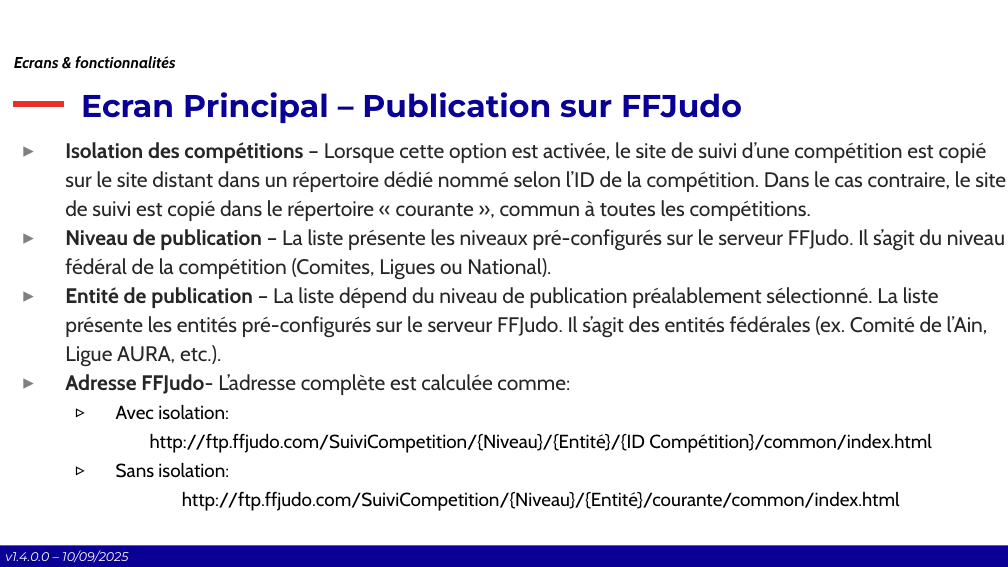
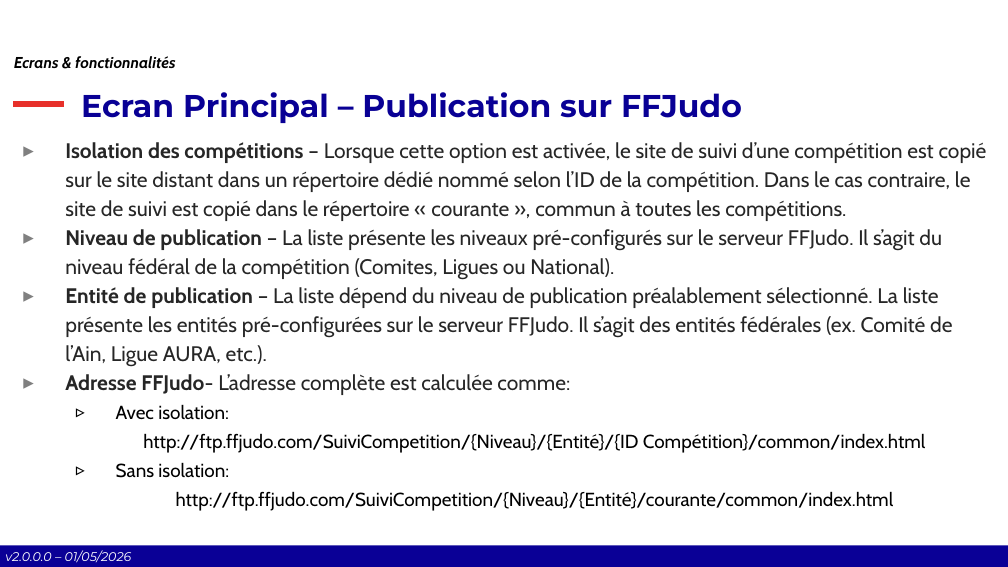
Before and after one commit to Comite-Rhone-Judo/PublicationSuiviCompetition, a slide deck: slide 21 of AppPublication/Documentation/PublicationSuiviCompetition - Manuel d'utilisation.pptx (slide 13 before the commit). Drawn at 1008x567 pixels with LibreOffice and Linux fonts; fonts in the diff are those of the drawing; background and template pictures are left out. Boxes give left, top, right and bottom in pixels: in the first picture for what was removed or moved away, otherwise in the second. Text is boxed around its words. In the diff, an @@ line names an element or a change of style, - is before the commit and + after.

```diff
--- a/AppPublication/Documentation/PublicationSuiviCompetition - Manuel d'utilisation.pptx
+++ b/AppPublication/Documentation/PublicationSuiviCompetition - Manuel d'utilisation.pptx
@@ text at bbox=[65, 287, 952, 367]: text changed @@
-▸ Entité de publication – La liste dépend du niveau de publication préalablement sélectionné. La liste présente les entités pré-configurés sur le serveur FFJudo. Il s’agit des entités fédérales (ex. Comité de l’Ain, Ligue AURA, etc.).
+▸ Entité de publication – La liste dépend du niveau de publication préalablement sélectionné. La liste présente les entités pré-configurées sur le serveur FFJudo. Il s’agit des entités fédérales (ex. Comité de l’Ain, Ligue AURA, etc.).
@@ text at bbox=[5, 550, 132, 563]: text changed @@
-v1.4.0.0 – 10/09/2025
+v2.0.0.0 – 01/05/2026
```
Also in this commit, not shown: 38 other slides changed, 3 slides added, 2 other files.
